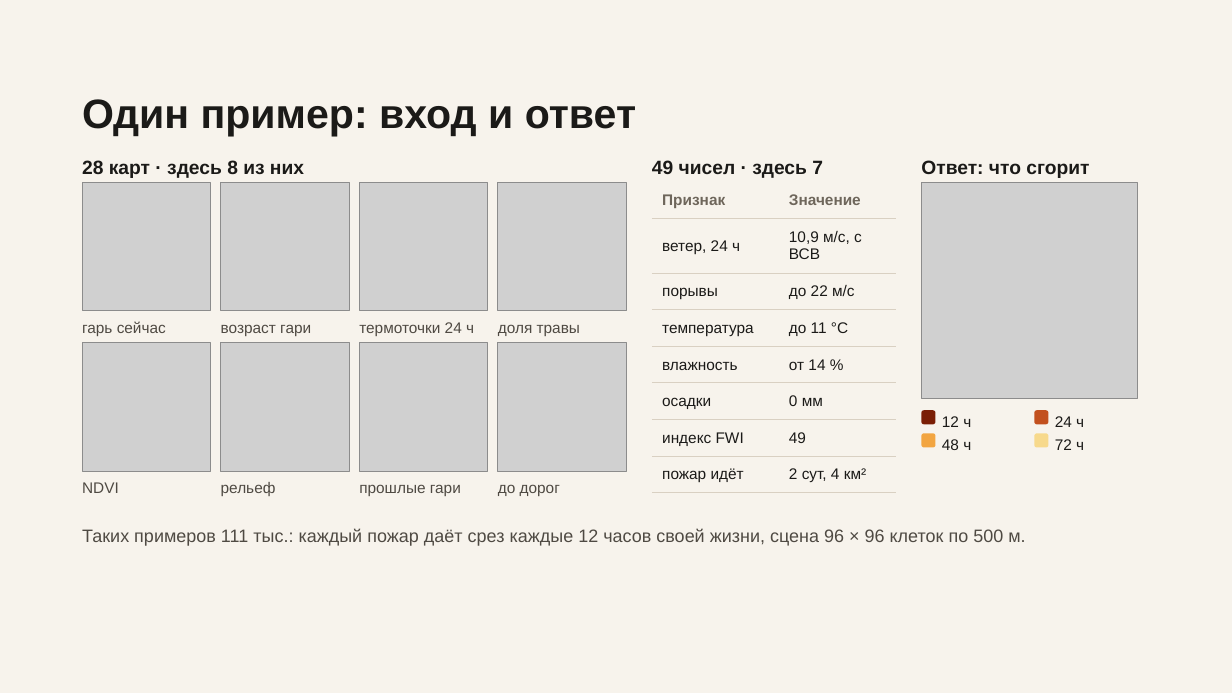
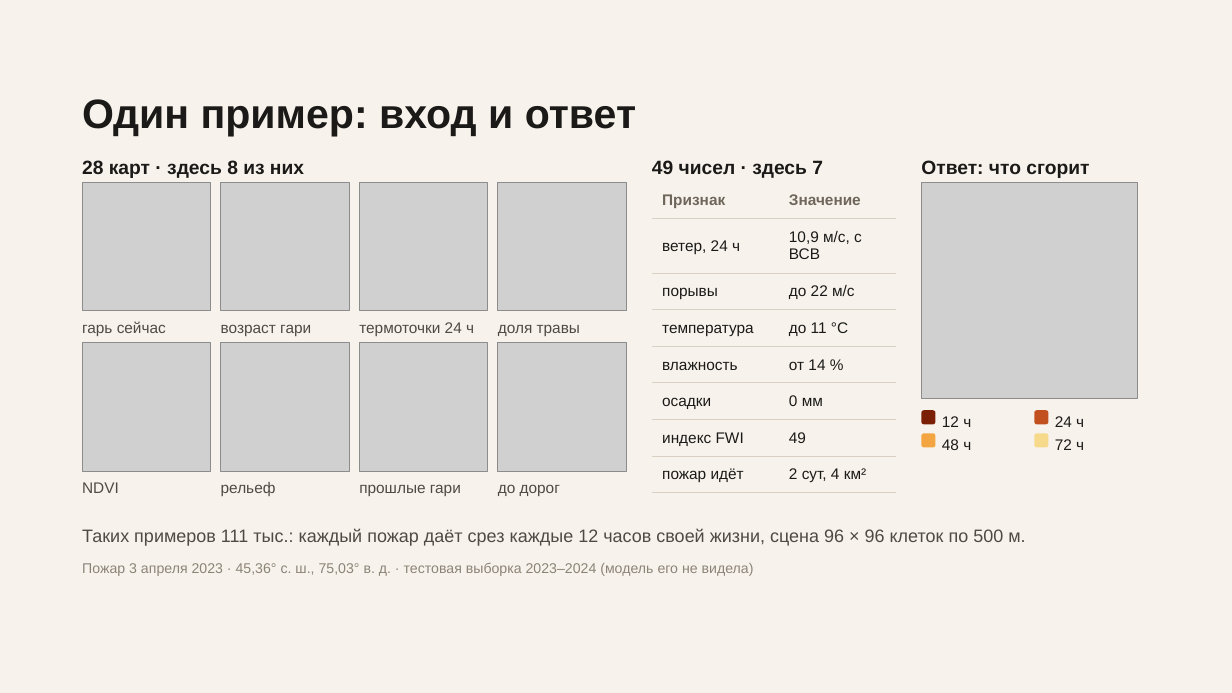
Before and after one commit to Bekabaev/fire_proj, a slide deck: slide 9 of presentation/pres_final_rev2.pptx. Drawn at 1232x693 pixels with LibreOffice and Linux fonts; fonts in the diff are those of the drawing; grey boxes stand for pictures. Boxes give left, top, right and bottom in pixels: in the first picture for what was removed or moved away, otherwise in the second. Text is boxed around its words. In the diff, an @@ line names an element or a change of style, - is before the commit and + after.

```diff
--- a/presentation/pres_final_rev2.pptx
+++ b/presentation/pres_final_rev2.pptx
@@ text added at [82,563,754,576], 11 pt, text #8C8377 @@
+Пожар 3 апреля 2023 · 45,36° с. ш., 75,03° в. д. · тестовая выборка 2023–2024 (модель его не видела)
```
Also in this commit, not shown: 4 other slides changed, 1 slide added, 2 other files.
